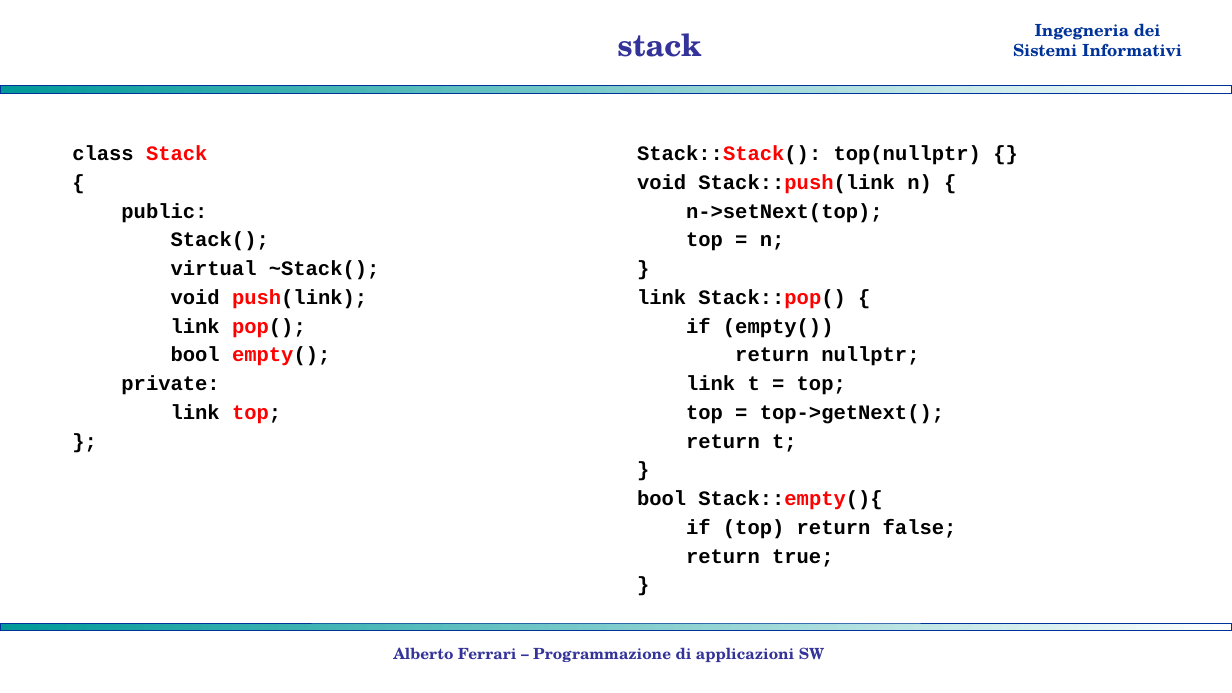
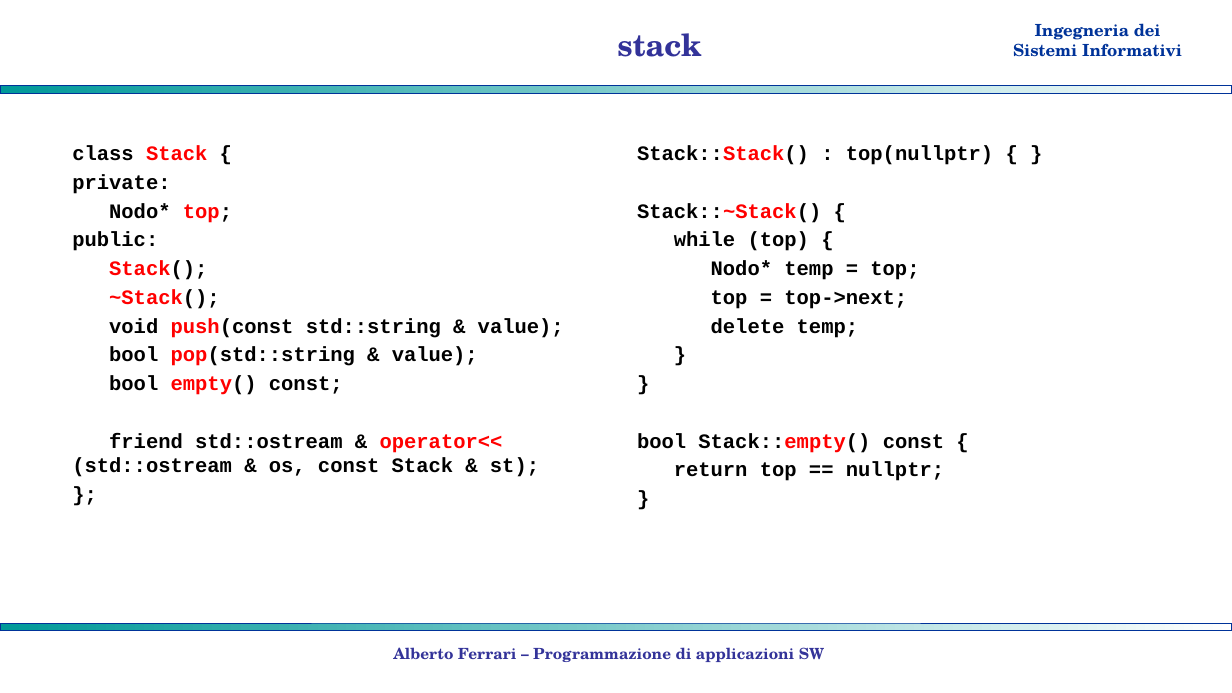
Before and after one commit to albertoferrari/pasw, a slide deck: slide 16 of lezioni/PASW06 - strutture lineari.pptx (slide 14 before the commit). Drawn at 1232x693 pixels with LibreOffice and Linux fonts; fonts in the diff are those of the drawing; background and template pictures are left out. Boxes give left, top, right and bottom in pixels: in the first picture for what was removed or moved away, otherwise in the second. Text is boxed around its words. In the diff, an @@ line names an element or a change of style, - is before the commit and + after.

```diff
--- a/lezioni/PASW06 - strutture lineari.pptx
+++ b/lezioni/PASW06 - strutture lineari.pptx
@@ text at (x1=72, y1=146, x2=232, y2=223): text changed @@
-class Stack
-{
+class Stack {
+private:
+Nodo* top;
@@ text at (x1=637, y1=146, x2=944, y2=481): text changed @@
-Stack::Stack(): top(nullptr) {}
-void Stack::push(link n) {
-n->setNext(top);
-top = n;
+Stack::Stack() : top(nullptr) { }
+Stack::~Stack() {
+while (top) {
+Nodo* temp = top;
+top = top->next;
+delete temp;
@@ text at (x1=109, y1=261, x2=207, y2=280): text colour #000000 to #FF0000 in "Stack();" @@
@@ text at (x1=72, y1=289, x2=564, y2=477): text changed @@
-virtual ~Stack();
-void push(link);
-link pop();
-bool empty();
-private:
-link top;
+~Stack();
+void push(const std::string & value);
+bool pop(std::string & value);
+bool empty() const;
+friend std::ostream & operator<< (std::ostream & os, const Stack & st);
@@ text at (x1=637, y1=289, x2=944, y2=452): paragraphs removed @@
-link Stack::pop() {
-if (empty())
-return nullptr;
-link t = top;
-top = top->getNext();
-return t;
@@ text at (x1=637, y1=490, x2=957, y2=567): text changed @@
-bool Stack::empty(){
-if (top) return false;
-return true;
+bool Stack::empty() const {
+return top == nullptr;
```
Also in this commit, not shown: 7 other slides changed, 3 slides added, 1 other file.
